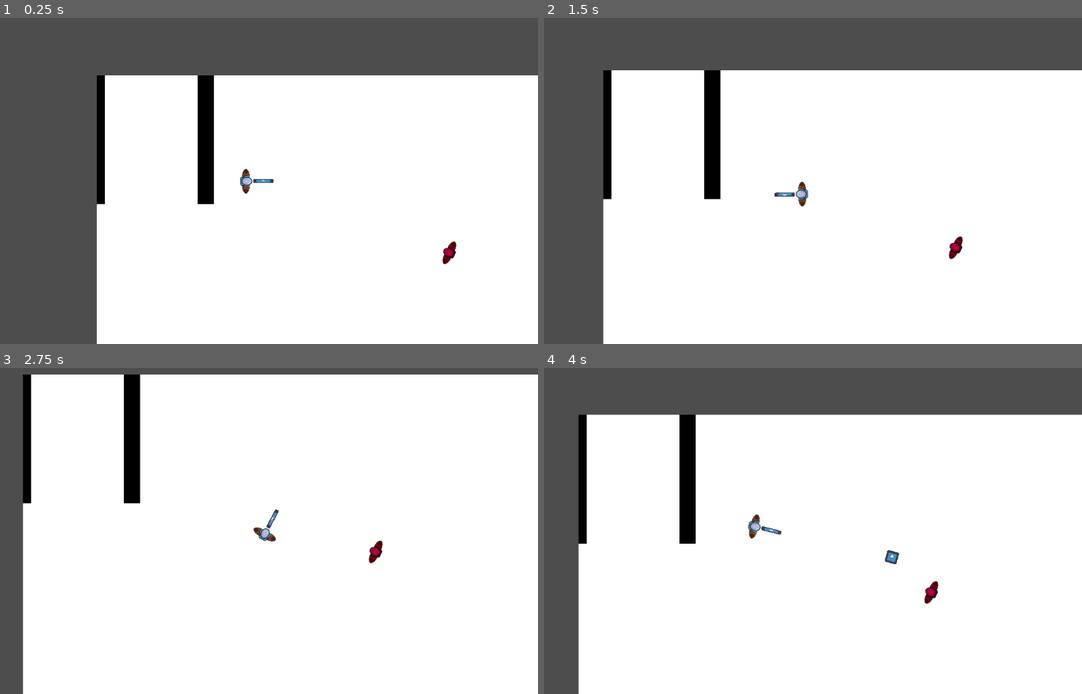
Above: before the commit, frames 1-4 (two rows, left to right).
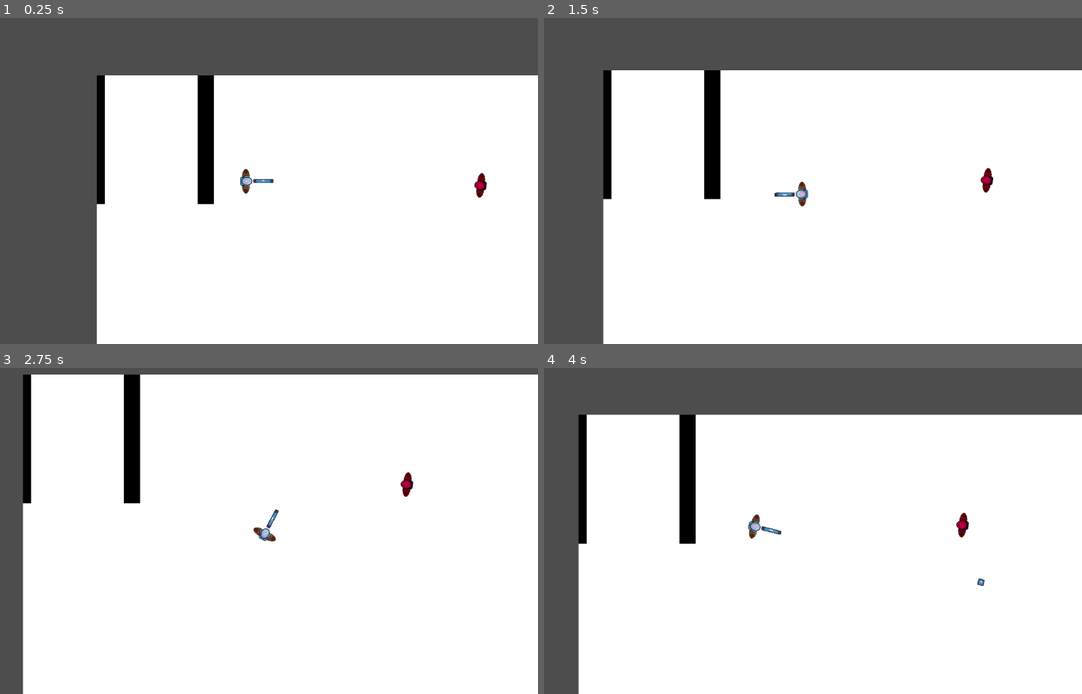
Above: after the commit, the same moments.

Repository: LurkenW/heistrouglite
Game: Godot game, scene res://scenes/bankTemp.tscn
Same seed, same stepped clock (60 frames per second), same inputs: the game is played once before the commit and once after it. The engine's default icon, where the game draws it, is replaced by a stand-in: a white triangle on a blue panel in a dark square.
Inputs (mouse positions are in pixels of both pictures, inside the frame that each line leads up to):
- Up to frame 1 (0.25 s): no input
- Up to frame 2 (1.5 s): tap Enter at 0.5 s; move the mouse to (920, 164) at 0.52 s; press the mouse at (920, 164) at 0.53 s; hold D (move_right) 0.53-1.28 s; move the mouse to (673, 197) at 1.27 s; release the mouse at (673, 197) at 1.28 s; hold S (move_down) from 1.28 s (still down); tap Shift (player_sprint_shift) at 1.35 s
- Up to frame 3 (2.75 s): click (129, 547) at 1.55 s; move the mouse to (306, 459) at 2.02 s; release S (move_down) at 2.03 s; press the mouse at (306, 459) at 2.03 s; hold D (move_right) from 2.03 s (still down)
- Up to frame 4 (4 s): move the mouse to (764, 596) at 2.77 s; release D (move_right) at 2.78 s; release the mouse at (764, 596) at 2.78 s; hold W (move_up) 2.78-3.53 s; click (764, 596) at 2.85 s; move the mouse to (963, 579) at 3.52 s; hold A (move_left) from 3.53 s (still down); hold Shift (player_sprint_shift) from 3.53 s (still down); click (963, 579) at 3.8 s

The runs differ from the first frame. In frame 1, 0.2% of the frame differs, in the area x 82-91%, y 47-76%; in frame 2, 0.2%; in frame 3, 0.2%; in frame 4, 0.4%, in the area x 63-83%, y 44-73%.

Commit message:
Added damage-taking functionallity to enemies
Required minor additions to many scripts

Diff:
--- a/heist_game/scenes/bankTemp.tscn
+++ b/heist_game/scenes/bankTemp.tscn
@@ -55,7 +55,6 @@
 [node name="CharacterBody2D" parent="." instance=ExtResource("1_pmx1x")]
 position = Vector2(42, -46)
 
-[node name="enemyGuard1" parent="." instance=ExtResource("2_34ac4")]
-position = Vector2(440, 96)
-rotation = -2.68974
-script = null
+[node name="guardEnemy" parent="." instance=ExtResource("2_34ac4")]
+position = Vector2(502, -37)
+rotation = -3.02473
--- a/heist_game/scenes/bullet.tscn
+++ b/heist_game/scenes/bullet.tscn
@@ -12,7 +12,7 @@
 script = ExtResource("1_d6ixa")
 
 [node name="Icon" type="Sprite2D" parent="."]
-scale = Vector2(0.1875, 0.1875)
+scale = Vector2(0.1, 0.1)
 texture = ExtResource("1_pafi1")
 
 [node name="CollisionShape2D" type="CollisionShape2D" parent="."]
--- a/heist_game/scripts/bullet.gd
+++ b/heist_game/scripts/bullet.gd
@@ -1,8 +1,9 @@
 extends Area2D
 
 var travelledDisance: float = 0
-const SPEED: float = 1000
+const SPEED: float = 2000
 const RANGE: float = 15000
+var damage
 
 @onready var direction: Vector2 = Vector2.RIGHT.rotated(rotation)
 
@@ -19,4 +20,7 @@
 func _on_body_entered(body: Node2D) -> void:
 	queue_free()
 	if body.has_method("takeDamage"):
-		body.takeDamage()
+		body.takeDamage(damage)
+
+func set_damage(dmg):
+	damage = dmg
--- a/heist_game/scripts/enemy.gd
+++ b/heist_game/scripts/enemy.gd
@@ -3,6 +3,7 @@
 @onready var target = get_node("/root/root/CharacterBody2D")
 
 const SPEED = 50.0
+var health = 100
 
 func _physics_process(delta: float) -> void:
 #	if target != null:
@@ -16,5 +17,10 @@
 	look_at(target.global_position)
 	move_and_slide()
 
-func takeDamage():
-	pass
+func takeDamage(incoming_damage):
+	health -= incoming_damage
+	if (health < 0):
+		killed()
+
+func killed():
+	self.queue_free()
--- a/heist_game/scripts/gun.gd
+++ b/heist_game/scripts/gun.gd
@@ -1,10 +1,12 @@
 extends Node2D
 
 var shootingPoint: Marker2D
+var gun_damage = 15
 
 func shoot() -> void:
 	const BULLET = preload("res://scenes/bullet.tscn")
 	var new_bullet = BULLET.instantiate()
+	new_bullet.set_damage(gun_damage)
 
 	new_bullet.global_position = $WeaponPivot/Icon/ShootingPoint.global_position
 	new_bullet.global_rotation = $WeaponPivot/Icon/ShootingPoint.global_rotation
--- a/heist_game/scripts/player.gd
+++ b/heist_game/scripts/player.gd
@@ -25,6 +25,5 @@
 		$Gun.shoot()
 		$Camera2D.shot()
 
-
 func takeDamage():
 	pass
